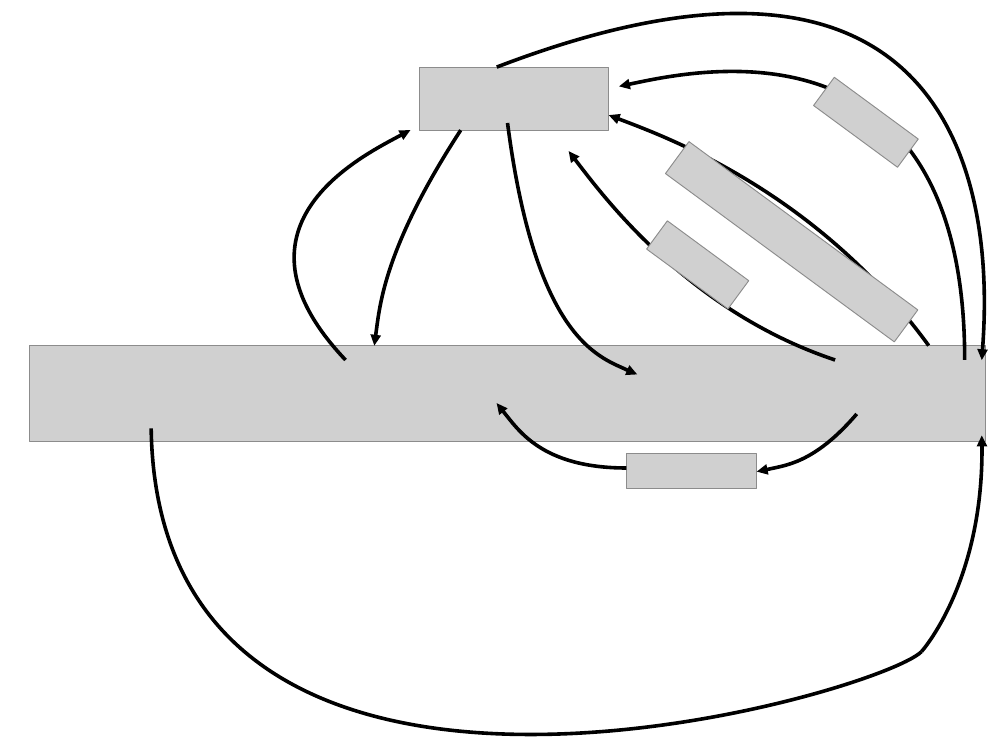
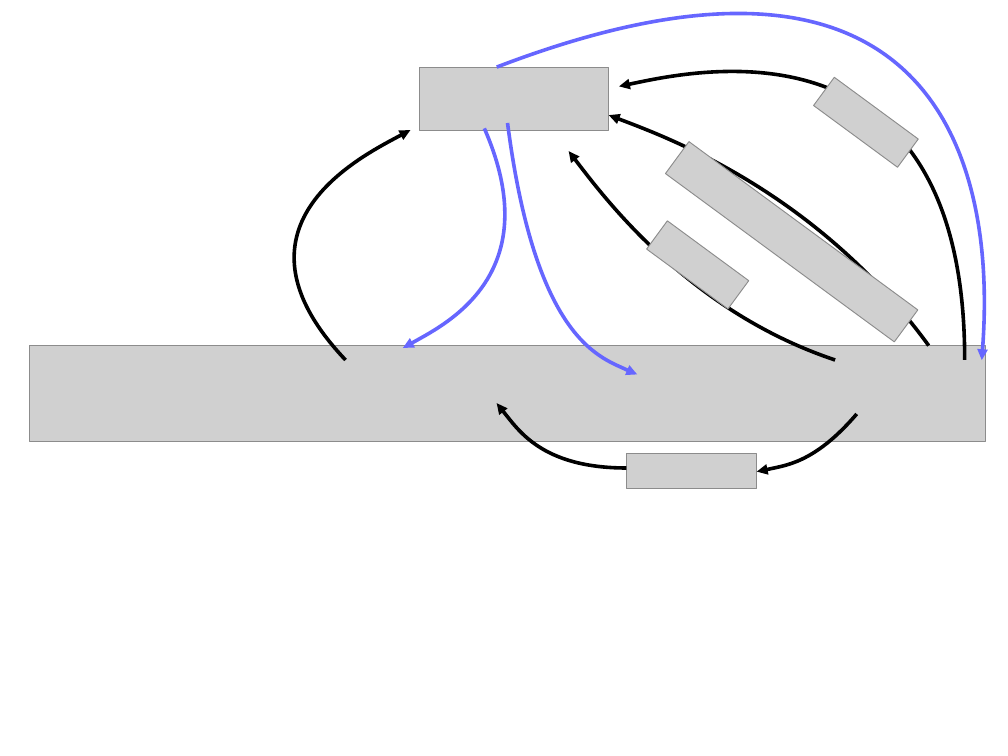
Before and after one commit to douglask3/fireMIPbenchmarking, a slide deck: slide 5 of docs/jules_pres/images/fireCarbonBalance/pp.odp. Drawn at 1008x756 pixels with LibreOffice and Linux fonts; fonts in the diff are those of the drawing; grey boxes stand for pictures. Boxes give left, top, right and bottom in pixels: in the first picture for what was removed or moved away, otherwise in the second. Text is boxed around its words. In the diff, an @@ line names an element or a change of style, - is before the commit and + after.

```diff
--- a/docs/jules_pres/images/fireCarbonBalance/pp.odp
+++ b/docs/jules_pres/images/fireCarbonBalance/pp.odp
@@ outline #000000 2.83 pt to #6666FF 2.83 pt in 3 elements at (x1=508, y1=123, x2=638, y2=374), (x1=497, y1=18, x2=983, y2=360), (x1=403, y1=128, x2=501, y2=348) @@
@@ freeform shape resized from (x1=374, y1=130, x2=460, y2=346) to (x1=403, y1=128, x2=501, y2=348) @@
@@ freeform shape removed at (x1=151, y1=429, x2=922, y2=735) @@
@@ freeform shape removed at (x1=922, y1=435, x2=982, y2=651) @@
```
Also in this commit, not shown: 1 other slide changed, 5 slides added, 1 slide removed, 8 other files.
